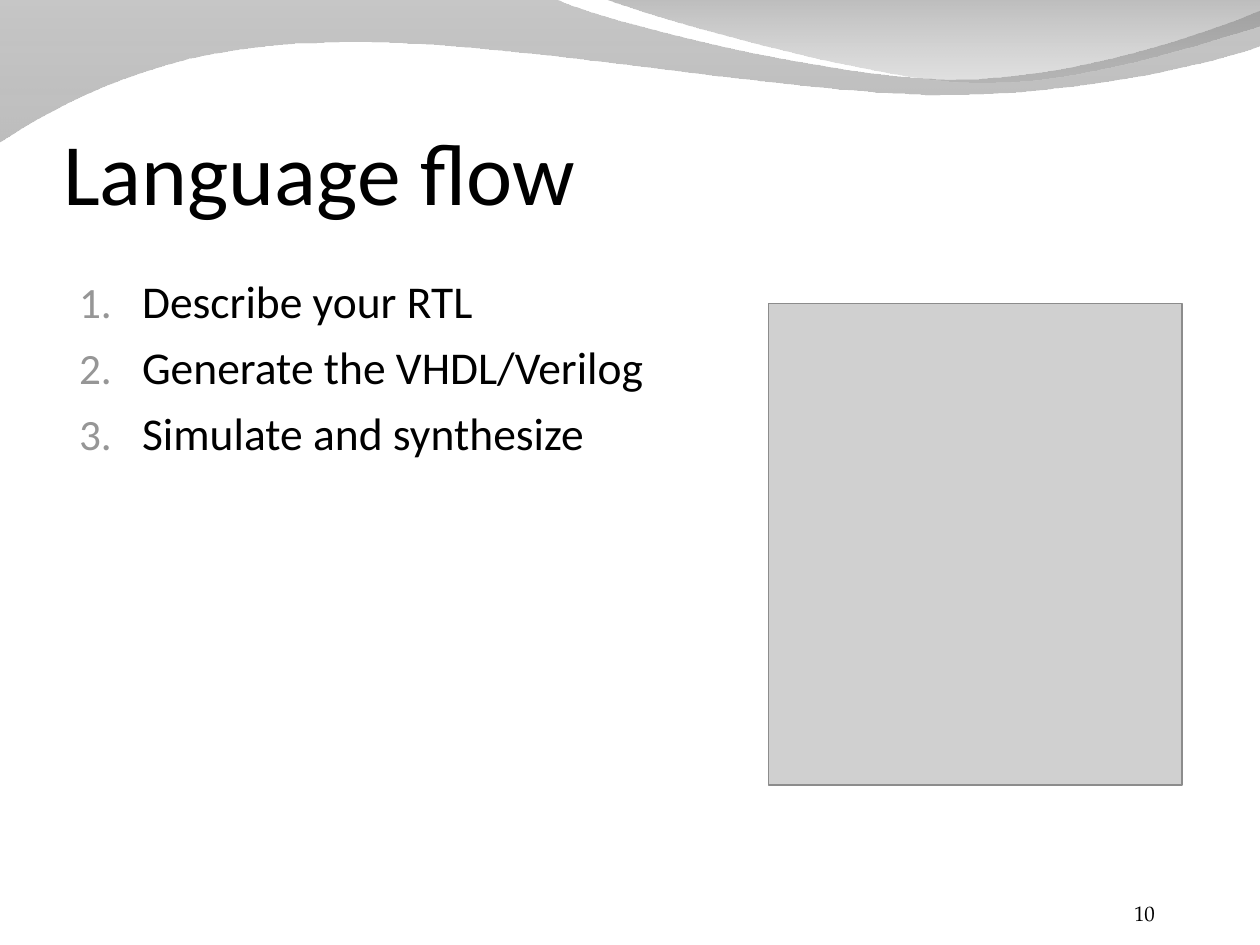
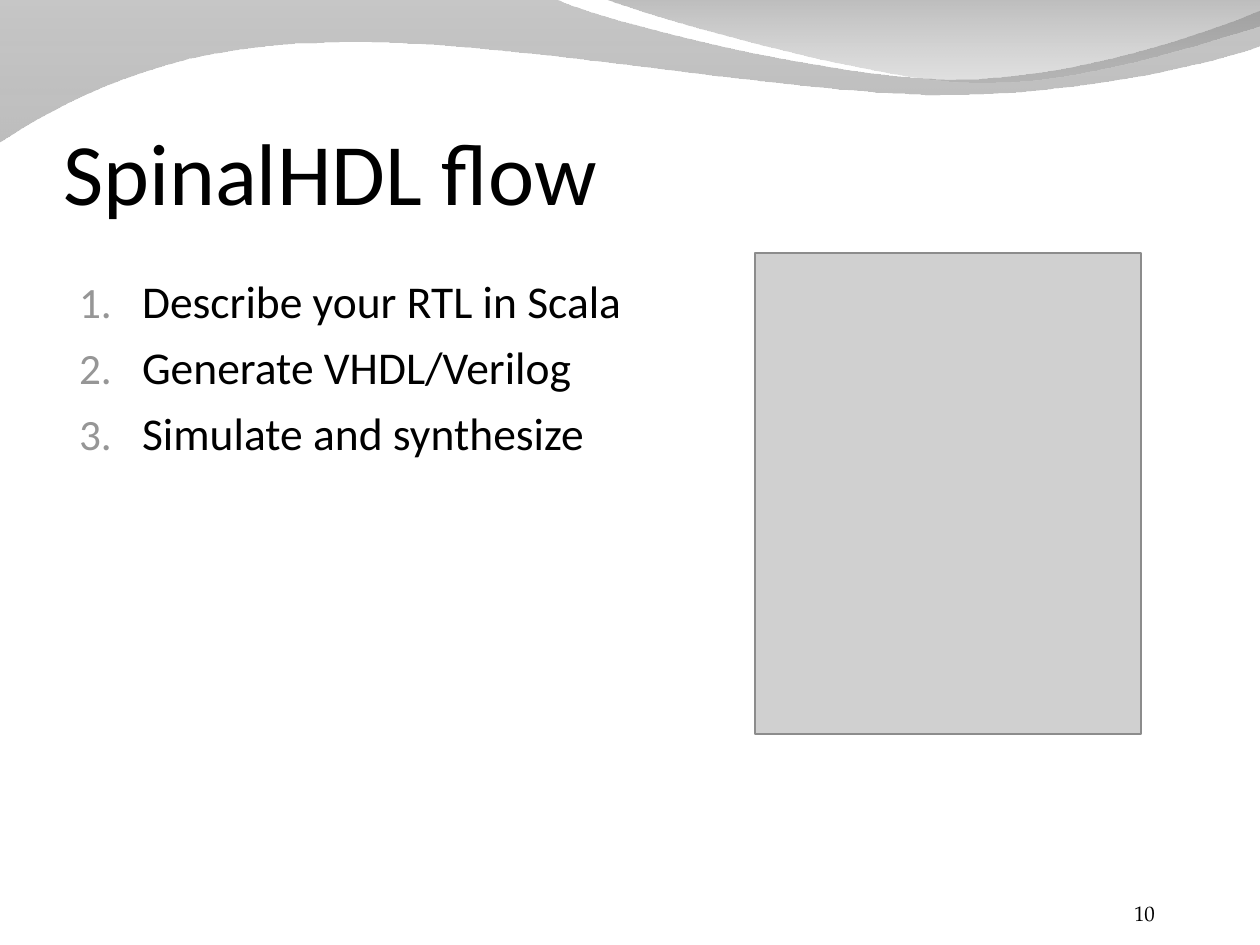
Before and after one commit to SpinalHDL/SpinalDoc, a slide deck: slide 10 of presentation/en/presentation_dsl.odp. Drawn at 1260x945 pixels with LibreOffice and Linux fonts; fonts in the diff are those of the drawing; grey boxes stand for pictures; background and template pictures are left out. Boxes give left, top, right and bottom in pixels: in the first picture for what was removed or moved away, otherwise in the second. Text is boxed around its words. In the diff, an @@ line names an element or a change of style, - is before the commit and + after.

```diff
--- a/presentation/en/presentation_dsl.odp
+++ b/presentation/en/presentation_dsl.odp
@@ title at [63, 144, 597, 219]: text changed @@
-Language flow
+SpinalHDL flow
@@ picture: place and size @@
-picture at [769, 304, 1182, 785]
+picture at [755, 253, 1140, 735]
@@ text at [142, 286, 621, 392]: text changed @@
-1. Describe your RTL
-2. Generate the VHDL/Verilog
+1. Describe your RTL in Scala
+2. Generate VHDL/Verilog
```
Also in this commit, not shown: 20 other slides changed.
